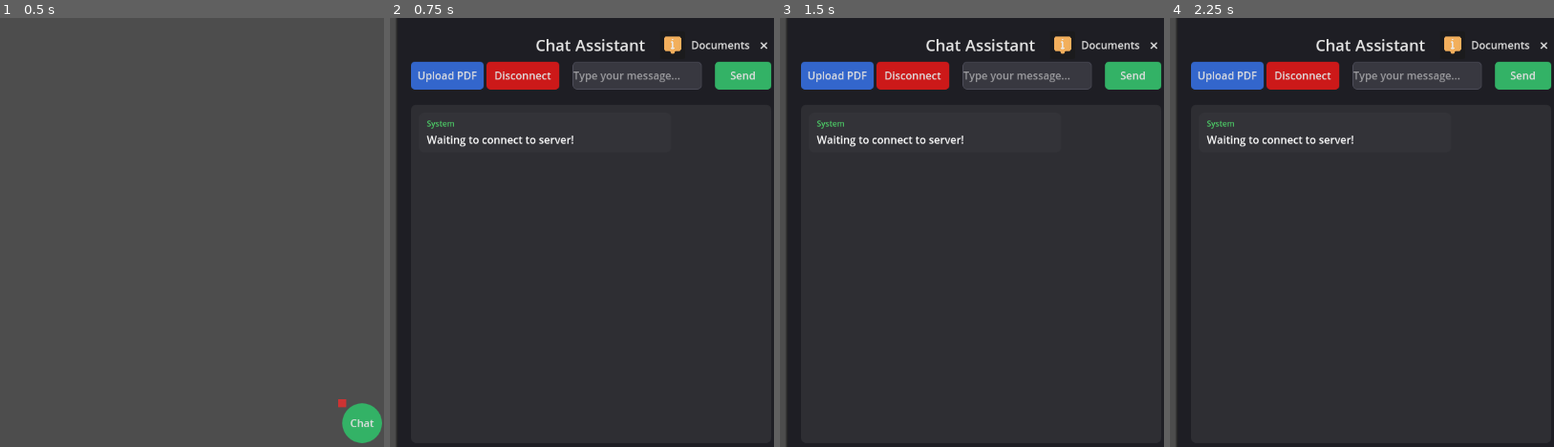
Above: before the commit, frames 1-4 (left to right).
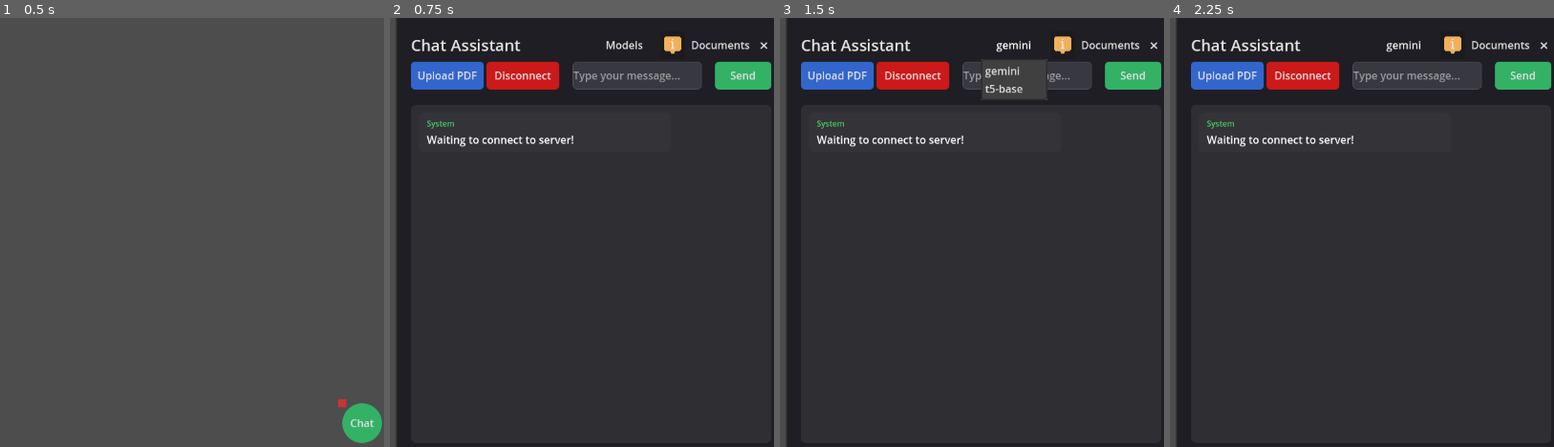
Above: after the commit, the same moments.

Repository: Tesnim19/godot-chatbot
Game: Godot game, scene res://control.tscn
The game is run twice, just before and just after one commit, with the same random seed, the same clock (stepped at 60 frames per second) and the same inputs.
Inputs (mouse positions are in pixels of both pictures, inside the frame that each line leads up to):
- Up to frame 1 (0.5 s): no input
- Up to frame 2 (0.75 s): click "Chat" at 0.5 s
- Up to frame 3 (1.5 s): click (1014, 43) at 1.25 s, where only the run after the commit has a clickable "Models"
- Up to frame 4 (2.25 s): click (1404, 43) at 2 s, where only the run after the commit has a clickable "gemini"

Frame 1 is identical in both runs. In frame 2, 0.8% of the frame differs, in the area x 5-67%, y 4-8%; in frame 3, 1.5%, in the area x 5-70%, y 4-20%; in frame 4, 0.8%.

Commit message:
Add model selection dropdown and HTTP request handling for model switching

Diff:
--- a/godot-project/control.gd
+++ b/godot-project/control.gd
@@ -6,6 +6,7 @@
 var upload_button: Button
 var reconnect_button: Button
 var tooltip_button: Button
+var model_selection_button: Button
 var websocket: WebSocketPeer
 var socket_url = "ws://localhost:8000/ws"
 var connection_status = false
@@ -344,7 +345,25 @@
 	title.add_theme_font_size_override("font_size", 24)
 	title.add_theme_color_override("font_color", Color(0.9, 0.9, 0.9))
 	title.size_flags_horizontal = Control.SIZE_EXPAND_FILL
-	header.add_child(title)
+	title_container.add_child(title)
+
+	# Model Selection Dropdown
+	model_selection_button = MenuButton.new()
+	model_selection_button.text = "Models"
+	model_selection_button.custom_minimum_size = Vector2(100, 0)
+
+	# Style the model selection button
+	var model_button_style = StyleBoxFlat.new()
+	model_button_style.bg_color = Color(0.3, 0.6, 0.9)  # Light blue
+	model_button_style.corner_radius_top_left = 6
+	model_button_style.corner_radius_top_right = 6
+	model_button_style.corner_radius_bottom_left = 6
+	model_button_style.corner_radius_bottom_right = 6
+	model_selection_button.add_theme_stylebox_override("normal", model_button_style)
+	header.add_child(model_selection_button)
+
+	# Connect button press event - Fixed: Changed to proper function call
+	model_selection_button.pressed.connect(self._initialize_models)
 
 	# Button for displaying tooltip
 	tooltip_button = Button.new()
@@ -516,6 +535,121 @@
 	message_margin.add_child(message_container)
 	scroll_container.add_child(message_margin)
 	output_container.add_child(scroll_container)
+
+# Initialize with hardcoded models instead of fetching from backend
+func _initialize_models():
+	var popup = model_selection_button.get_popup()
+	popup.clear()
+
+	# Add our hardcoded models
+	var models = ["gemini", "t5-base"]
+
+	for i in range(models.size()):
+		var model = models[i]
+		popup.add_item(model, i)
+
+	# Connect the signal for model selection
+	if not popup.id_pressed.is_connected(self._on_model_selected):
+		popup.id_pressed.connect(self._on_model_selected)
+
+	# Set default model
+	model_selection_button.text = models[0]
+
+
+# This function handles when a model is selected from the dropdown
+func _on_model_selected(id):
+	var popup = model_selection_button.get_popup()
+	var model_name = popup.get_item_text(popup.get_item_index(id))
+
+	# Show selection in progress
+	var previous_text = model_selection_button.text
+	model_selection_button.text = "Switching..."
+
+	# Create HTTP request to change the model
+	var http_request = HTTPRequest.new()
+	add_child(http_request)
+	http_request.add_to_group("model_change_request") # Add to group for easy reference later
+
+	# Store the model name so we can reference it in the response handler
+	http_request.set_meta("model_name", model_name)
+	http_request.set_meta("previous_model", previous_text)
+	http_request.request_completed.connect(self._on_model_change_completed)
+
+	# Prepare the request
+	var url = "http://localhost:8000/model"
+	var headers = ["Content-Type: application/json"]
+	var body = JSON.stringify({"model_type": model_name})
+
+	# Debug output
+	print("Sending model change request: " + body)
+
+	# Send the POST request to change the model
+	var error = http_request.request(url, headers, HTTPClient.METHOD_POST, body)
+
+	if error != OK:
+		push_error("An error occurred in the HTTP request to change model.")
+		model_selection_button.text = previous_text
+		add_message("System", "Failed to switch model. Please try again later.", false)
+
+# This function handles HTTP response for model change
+func _on_model_change_completed(result, response_code, headers, body):
+	print("Model change response received: Result=" + str(result) + ", Code=" + str(response_code))
+
+	# Get the HTTP request node that triggered this callback
+	var http_request = get_node("../HTTPRequest") # Try direct path first
+
+	if http_request == null:
+		# Try getting from the group if direct path failed
+		if get_tree().get_nodes_in_group("model_change_request").size() > 0:
+			http_request = get_tree().get_nodes_in_group("model_change_request")[0]
+		else:
+			push_error("HTTP request node not found")
+			model_selection_button.text = "Models" # Default fallback
+			return
+
+	var model_name = http_request.get_meta("model_name")
+	var previous_model = http_request.get_meta("previous_model")
+
+	print("Model name from request: " + model_name)
+
+	# Check if we got a valid response
+	if result == HTTPRequest.RESULT_SUCCESS and response_code == 200:
+		# Parse response
+		var json = JSON.new()
+		var parse_result = json.parse(body.get_string_from_utf8())
+
+		if parse_result == OK:
+			var response_data = json.get_data()
+			print("Response data: " + str(response_data))
+
+			# Update the button text
+			model_selection_button.text = model_name
+
+			# Notify the user about the model change
+			add_message("System", "Model switched to " + model_name, false)
+		else:
+			push_error("JSON parsing error")
+			model_selection_button.text = previous_model
+			add_message("System", "Failed to switch model: Invalid response format", false)
+	else:
+		# Handle error
+		var error_message = "Unknown error"
+
+		if body and body.get_string_from_utf8():
+			var json = JSON.new()
+			var parse_result = json.parse(body.get_string_from_utf8())
+
+			if parse_result == OK:
+				var response_data = json.get_data()
+				if response_data.has("error"):
+					error_message = response_data["error"]
+
+		push_error("Model change failed: " + error_message)
+		model_selection_button.text = previous_model
+		add_message("System", "Failed to switch model: " + error_message, false)
+
+	# Remove the HTTP request node
+	http_request.queue_free()
 
 func _on_toggle_chat():
 	is_chat_open = !is_chat_open
